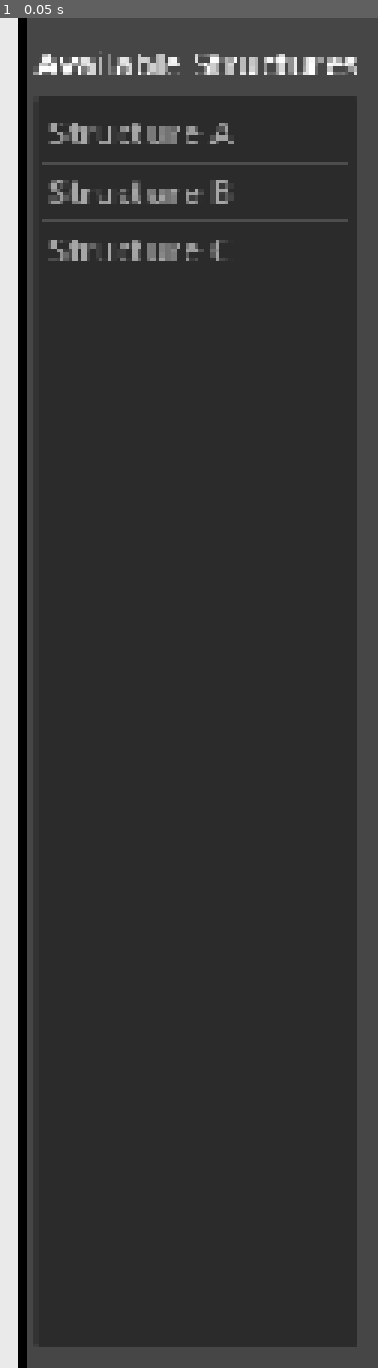
Above: before the commit, frame 1.
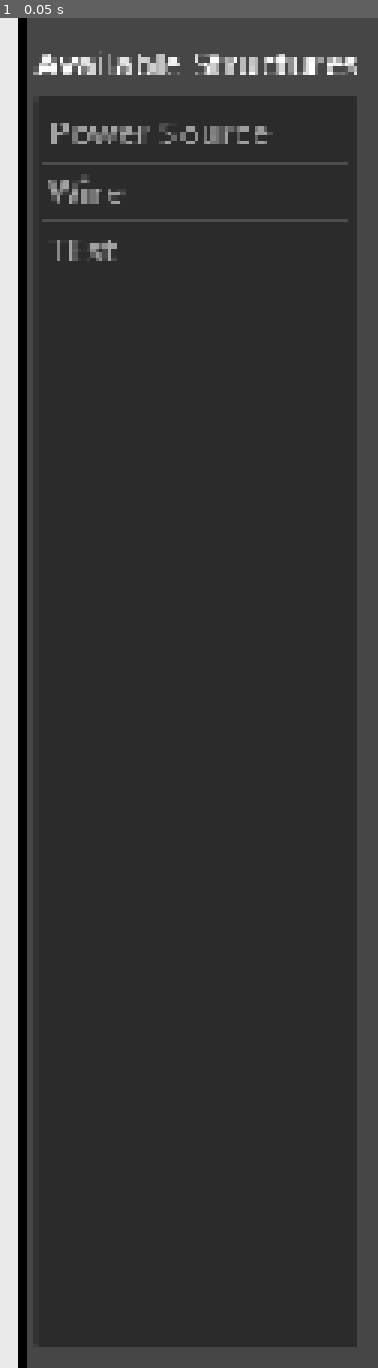
Above: after the commit, the same moment.

Repository: curtjs/towerflow
Game: Godot game, scene res://game/game.tscn
Two runs of this game, one before a commit and one after it. Both use one fixed random seed, a clock stepped at 60 frames per second and the inputs below.
Inputs:
- Up to frame 1 (0.05 s): no input

The runs differ from the first frame. In frame 1, 1.3% of the frame differs, in the area x 12-73%, y 7-18%.

Commit message:
added ConductorComponent, fixes: $119, $118

Diff:
--- a/game/controllers/building_controller.gd
+++ b/game/controllers/building_controller.gd
@@ -2,7 +2,7 @@
 extends Node2D
 
 
-@export var structures: Array[PackedScene] = []
+@export var structures: Array[PackedScene]
 @export var grid_size: int = 16
 
 @onready var build_menu := %BuildMenu
@@ -45,17 +45,16 @@
 	if !structure_scene:
 		return
 
-	var new_structure = structure_scene.instantiate()
+	var new_structure := structure_scene.instantiate() as Structure
 	new_structure.global_position = ghost_object.global_position
+	new_structure.placed = true
 	add_child(new_structure)
 
 
 func _on_item_list_item_clicked(index: int, at_position: Vector2, mouse_button_index: int) -> void:
-	# 1: Get the corresponding scene
 	if structures.size() > index:
 		structure_scene = structures[index]
 
-		# 2: Update the ghost
 		if ghost_object:
 			ghost_object.queue_free()
 
--- a/game/controllers/building_controller.tscn
+++ b/game/controllers/building_controller.tscn
@@ -1,9 +1,9 @@
 [gd_scene load_steps=6 format=3 uid="uid://lfafx5ukayfs"]
 
-[ext_resource type="Script" path="res://game/controllers/building_controller.gd" id="1_4nh02"]
-[ext_resource type="PackedScene" uid="uid://ctxt4rq250asb" path="res://structures/prototype_structure_a.tscn" id="2_0furd"]
-[ext_resource type="PackedScene" uid="uid://cweare5fnjbg2" path="res://structures/prototype_structure_b.tscn" id="3_gbqyv"]
-[ext_resource type="PackedScene" uid="uid://bcn44cc85pm18" path="res://structures/prototype_structure_c.tscn" id="4_pl2t6"]
+[ext_resource type="Script" uid="uid://d2l3dejlhv8lj" path="res://game/controllers/building_controller.gd" id="1_4nh02"]
+[ext_resource type="PackedScene" uid="uid://6ncgodehgkfk" path="res://structures/power_source.tscn" id="2_cb4xn"]
+[ext_resource type="PackedScene" uid="uid://cuqlhfr0nxjox" path="res://structures/test.tscn" id="4_2dde1"]
+[ext_resource type="PackedScene" uid="uid://b2kynafj1wbxv" path="res://structures/wire.tscn" id="5_51jte"]
 
 [sub_resource type="StyleBoxFlat" id="StyleBoxFlat_dfb2d"]
 content_margin_left = 10.0
@@ -16,7 +16,7 @@
 
 [node name="BuildingController" type="Node2D"]
 script = ExtResource("1_4nh02")
-structures = Array[PackedScene]([ExtResource("2_0furd"), ExtResource("3_gbqyv"), ExtResource("4_pl2t6")])
+structures = Array[PackedScene]([ExtResource("2_cb4xn"), ExtResource("5_51jte"), ExtResource("4_2dde1")])
 
 [node name="UI" type="CanvasLayer" parent="."]
 
@@ -52,8 +52,8 @@
 layout_mode = 2
 size_flags_vertical = 3
 item_count = 3
-item_0/text = "Structure A"
-item_1/text = "Structure B"
-item_2/text = "Structure C"
+item_0/text = "Power Source"
+item_1/text = "Wire"
+item_2/text = "TEst"
 
 [connection signal="item_clicked" from="UI/Control/BuildMenu/VBoxContainer/StructureList" to="." method="_on_item_list_item_clicked"]
--- a/project.godot
+++ b/project.godot
@@ -10,9 +10,9 @@
 
 [application]
 
-config/name="New Game Project"
+config/name="Towerflow"
 run/main_scene="res://game/game.tscn"
-config/features=PackedStringArray("4.3", "Forward Plus")
+config/features=PackedStringArray("4.4", "Forward Plus")
 config/icon="res://icon.svg"
 
 [display]
--- /dev/null
+++ b/structures/base_structure.tscn
@@ -0,0 +1,6 @@
+[gd_scene load_steps=2 format=3 uid="uid://vu4gok0th0pi"]
+
+[ext_resource type="Script" uid="uid://ciaxpwntq7vt5" path="res://structures/structure.gd" id="1_eg4rw"]
+
+[node name="BaseStructure" type="Sprite2D"]
+script = ExtResource("1_eg4rw")
--- /dev/null
+++ b/structures/components/conductor_component.gd
@@ -0,0 +1,86 @@
+class_name ConductorComponent
+extends Area2D
+
+@export var energized: bool = false
+
+@onready var structure := get_parent() as Structure
+
+var surrounding_conductors: Array[ConductorComponent] = []
+
+func _ready() -> void:
+	# Update visual state based on initial energized value
+	$EnergizedVisualizer.visible = energized
+
+func _on_area_entered(area: Area2D) -> void:
+	if !structure.placed: return
+
+	if area is ConductorComponent:
+		var conductor := area as ConductorComponent
+		if not surrounding_conductors.has(conductor):
+			# Add each other to surrounding conductors
+			surrounding_conductors.append(conductor)
+			conductor.surrounding_conductors.append(self)
+
+		# Propagate energy state
+		if conductor.energized:
+			make_energized()
+		elif energized:
+			conductor.make_energized()
+
+func _on_area_exited(area: Area2D) -> void:
+	if !structure.placed: return
+
+	if area is ConductorComponent:
+		var conductor := area as ConductorComponent
+		if surrounding_conductors.has(conductor):
+			# Remove mutual connection
+			surrounding_conductors.erase(conductor)
+			if conductor.surrounding_conductors.has(self):
+				conductor.surrounding_conductors.erase(self)
+
+			# Check if we need to de-energize
+			if energized and not has_energized_source():
+				deenergize()
+
+			# Check if other conductor needs to de-energize
+			if conductor.energized and not conductor.has_energized_source():
+				conductor.deenergize()
+
+func make_energized() -> void:
+	if energized || !structure.placed: return
+
+	energized = true
+	$EnergizedVisualizer.visible = true
+	# Propagate to surrounding conductors
+	for conductor in surrounding_conductors:
+		conductor.make_energized()
+
+func deenergize() -> void:
+	if !energized || !structure.placed: return
+
+	energized = false
+	$EnergizedVisualizer.visible = false
+	# Notify neighbors to check their connections
+	for conductor in surrounding_conductors:
+		conductor.check_energy_connection()
+
+func check_energy_connection() -> void:
+	if !structure.placed: return
+
+	if energized && !has_energized_source():
+		deenergize()
+
+func has_energized_source(visited: Array[ConductorComponent] = []) -> bool:
+	if !structure.placed: return false
+
+	if self in visited:
+		return false
+	visited.append(self)
+
+	if energized:
+		return true
+
+	for conductor in surrounding_conductors:
+		if conductor.has_energized_source(visited):
+			return true
+	return false
--- /dev/null
+++ b/structures/components/conductor_component.tscn
@@ -0,0 +1,16 @@
+[gd_scene load_steps=3 format=3 uid="uid://b1ng0r435j0t6"]
+
+[ext_resource type="Script" uid="uid://dwkyjjim1ovgv" path="res://structures/components/conductor_component.gd" id="1_nn7qw"]
+
+[sub_resource type="PlaceholderTexture2D" id="PlaceholderTexture2D_418dp"]
+size = Vector2(4, 4)
+
+[node name="ConductorComponent" type="Area2D"]
+script = ExtResource("1_nn7qw")
+
+[node name="EnergizedVisualizer" type="Sprite2D" parent="."]
+visible = false
+modulate = Color(1, 1, 0, 1)
+texture = SubResource("PlaceholderTexture2D_418dp")
+
+[connection signal="area_entered" from="." to="." method="_on_area_entered"]
--- /dev/null
+++ b/structures/power_source.tscn
@@ -0,0 +1,20 @@
+[gd_scene load_steps=5 format=3 uid="uid://6ncgodehgkfk"]
+
+[ext_resource type="PackedScene" uid="uid://b1ng0r435j0t6" path="res://structures/components/conductor_component.tscn" id="1_o687o"]
+[ext_resource type="PackedScene" uid="uid://vu4gok0th0pi" path="res://structures/base_structure.tscn" id="1_wb5ol"]
+
+[sub_resource type="PlaceholderTexture2D" id="PlaceholderTexture2D_q0gbi"]
+size = Vector2(16, 16)
+
+[sub_resource type="RectangleShape2D" id="RectangleShape2D_if5i4"]
+
+[node name="PowerSource" instance=ExtResource("1_wb5ol")]
+texture = SubResource("PlaceholderTexture2D_q0gbi")
+
+[node name="ConductorComponent" parent="." index="0" instance=ExtResource("1_o687o")]
+energized = true
+
+[node name="CollisionShape2D" type="CollisionShape2D" parent="ConductorComponent" index="1"]
+shape = SubResource("RectangleShape2D_if5i4")
+
+[connection signal="area_exited" from="ConductorComponent" to="ConductorComponent" method="_on_area_exited"]
--- a/structures/prototype_structure_a.tscn
+++ /dev/null
@@ -1,7 +0,0 @@
-[gd_scene load_steps=2 format=3 uid="uid://ctxt4rq250asb"]
-
-[sub_resource type="PlaceholderTexture2D" id="PlaceholderTexture2D_fkfyd"]
-size = Vector2(16, 16)
-
-[node name="PrototypeStructureA" type="Sprite2D"]
-texture = SubResource("PlaceholderTexture2D_fkfyd")
--- a/structures/prototype_structure_b.tscn
+++ /dev/null
@@ -1,8 +0,0 @@
-[gd_scene load_steps=2 format=3 uid="uid://cweare5fnjbg2"]
-
-[sub_resource type="PlaceholderTexture2D" id="PlaceholderTexture2D_twgf7"]
-size = Vector2(32, 32)
-
-[node name="PrototypeStructureB" type="Sprite2D"]
-modulate = Color(1, 0, 0.258824, 1)
-texture = SubResource("PlaceholderTexture2D_twgf7")
--- a/structures/prototype_structure_c.tscn
+++ /dev/null
@@ -1,8 +0,0 @@
-[gd_scene load_steps=2 format=3 uid="uid://bcn44cc85pm18"]
-
-[sub_resource type="PlaceholderTexture2D" id="PlaceholderTexture2D_0dgoy"]
-size = Vector2(24, 24)
-
-[node name="PrototypeStructureB" type="Sprite2D"]
-modulate = Color(0.690196, 1, 0.482353, 1)
-texture = SubResource("PlaceholderTexture2D_0dgoy")
--- /dev/null
+++ b/structures/structure.gd
@@ -0,0 +1,5 @@
+class_name Structure
+extends Sprite2D
+
+
+var placed: bool = false
--- /dev/null
+++ b/structures/test.tscn
@@ -0,0 +1,5 @@
+[gd_scene load_steps=2 format=3 uid="uid://cuqlhfr0nxjox"]
+
+[ext_resource type="PackedScene" uid="uid://vu4gok0th0pi" path="res://structures/base_structure.tscn" id="1_dn7ts"]
+
+[node name="BaseStructure" instance=ExtResource("1_dn7ts")]
--- /dev/null
+++ b/structures/wire.tscn
@@ -0,0 +1,23 @@
+[gd_scene load_steps=5 format=3 uid="uid://b2kynafj1wbxv"]
+
+[ext_resource type="PackedScene" uid="uid://vu4gok0th0pi" path="res://structures/base_structure.tscn" id="1_5ecgy"]
+[ext_resource type="PackedScene" uid="uid://b1ng0r435j0t6" path="res://structures/components/conductor_component.tscn" id="1_gbyub"]
+
+[sub_resource type="PlaceholderTexture2D" id="PlaceholderTexture2D_aftfj"]
+size = Vector2(8, 16)
+
+[sub_resource type="RectangleShape2D" id="RectangleShape2D_dsyj0"]
+size = Vector2(7.95976, 2.0739)
+
+[node name="Wire" instance=ExtResource("1_5ecgy")]
+texture = SubResource("PlaceholderTexture2D_aftfj")
+
+[node name="ConductorComponent" parent="." index="0" instance=ExtResource("1_gbyub")]
+
+[node name="CollisionShape2D" type="CollisionShape2D" parent="ConductorComponent" index="1"]
+position = Vector2(0.0089283, -8.96305)
+shape = SubResource("RectangleShape2D_dsyj0")
+
+[node name="CollisionShape2D2" type="CollisionShape2D" parent="ConductorComponent" index="2"]
+position = Vector2(0.0089283, 8.99323)
+shape = SubResource("RectangleShape2D_dsyj0")
Not shown, added: game/controllers/building_controller.gd.uid
Not shown, added: structures/components/conductor_component.gd.uid
Not shown, added: structures/structure.gd.uid
